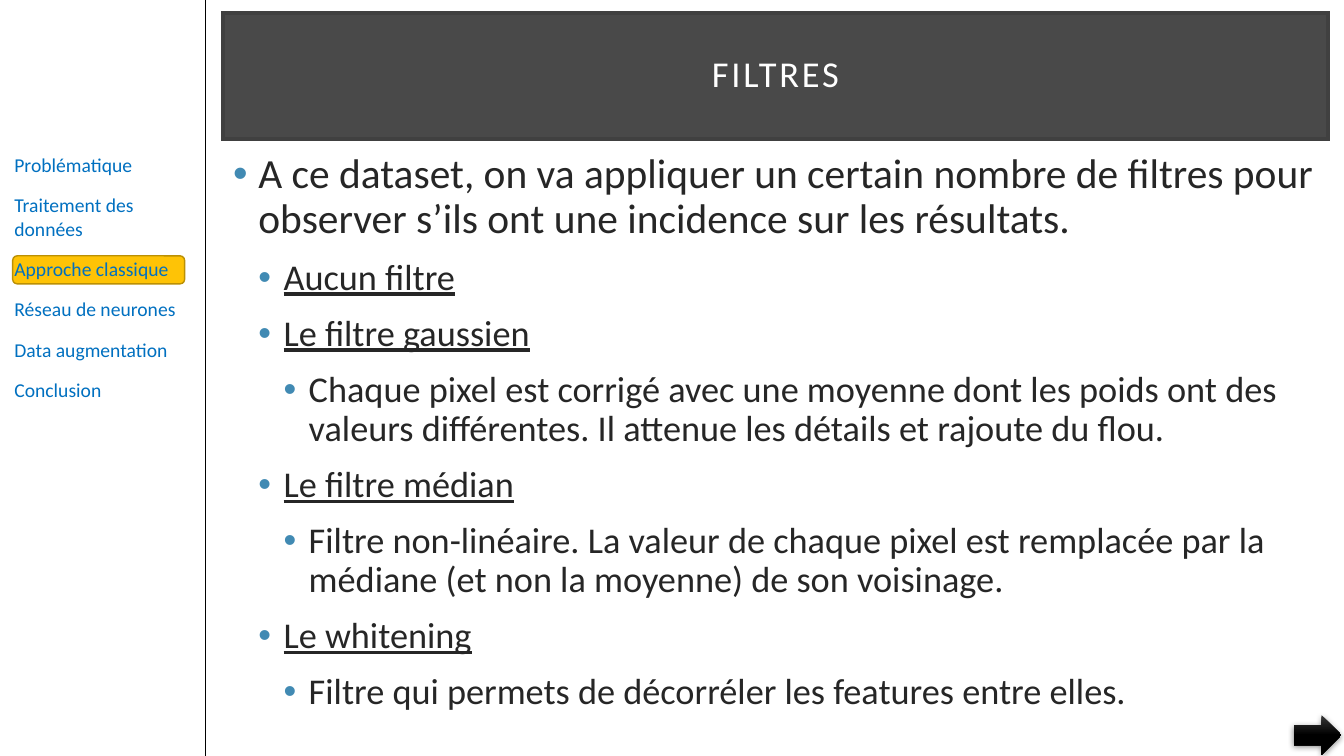
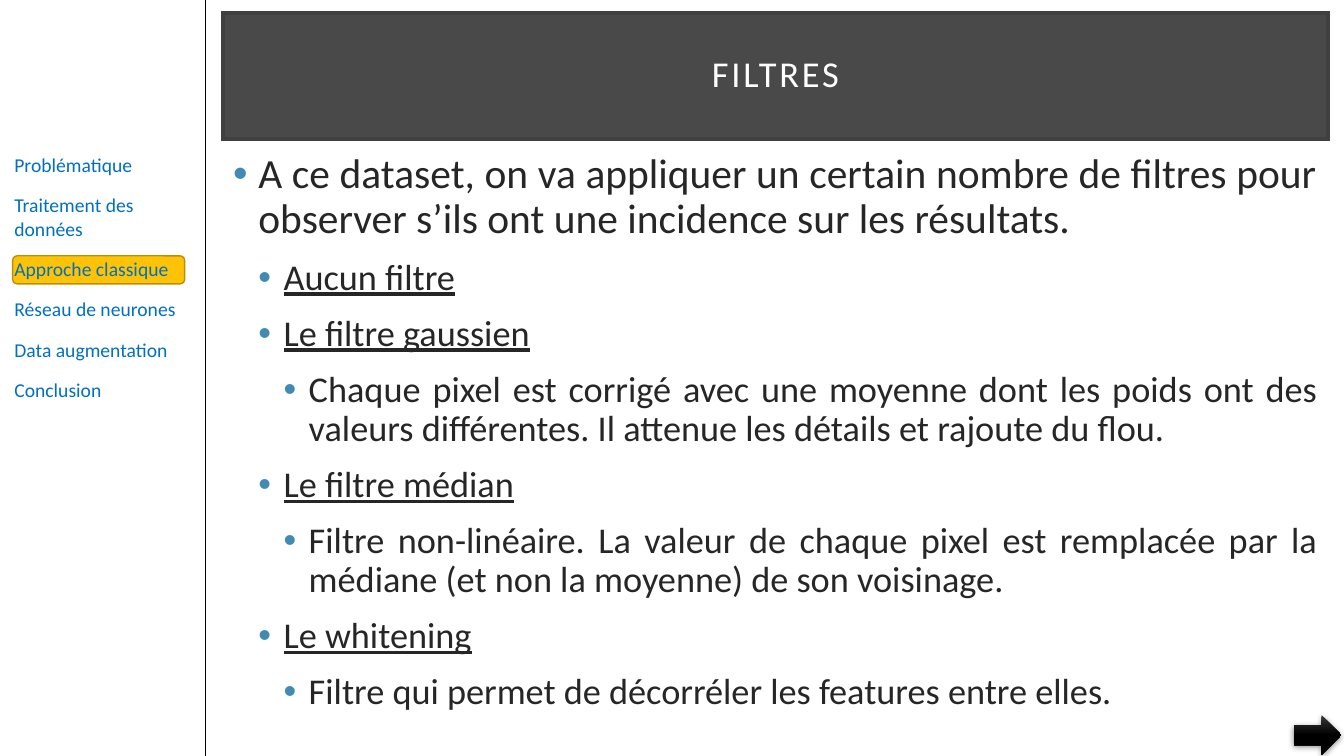
Before and after one commit to pfroide/python, a slide deck: slide 12 of Projet_7/p7.pptx. Drawn at 1344x756 pixels with LibreOffice and Linux fonts; fonts in the diff are those of the drawing. Boxes give left, top, right and bottom in pixels: in the first picture for what was removed or moved away, otherwise in the second. Text is boxed around its words. In the diff, an @@ line names an element or a change of style, - is before the commit and + after.

```diff
--- a/Projet_7/p7.pptx
+++ b/Projet_7/p7.pptx
@@ text at (x1=258, y1=159, x2=1317, y2=655): alignment left to justified @@
@@ text at (x1=309, y1=678, x2=1111, y2=710): text changed @@
-    • Filtre qui permets de décorréler les features entre elles.
+    • Filtre qui permet de décorréler les features entre elles.
```
Also in this commit, not shown: 17 other slides changed, 2 slides added, 1 slide removed.
